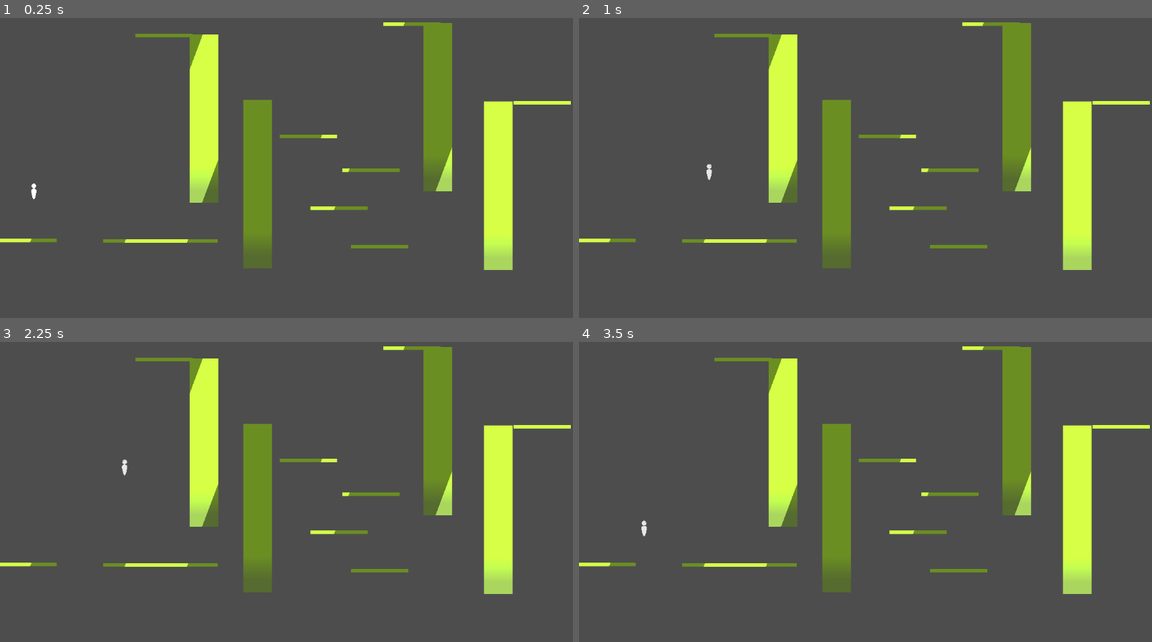
Above: before the commit, frames 1-4 (two rows, left to right).
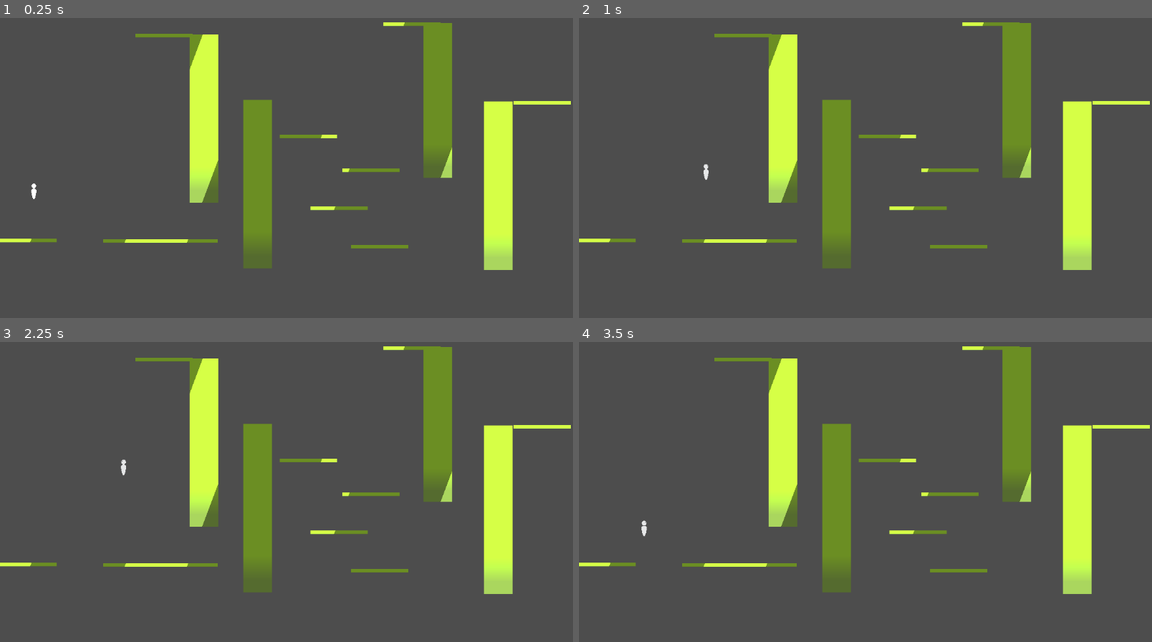
Above: after the commit, the same moments.

Repository: NeonGamerBot-QK/counterspell-boston
Game: Godot game, scene res://Levels/Demo.tscn
The game is run twice, just before and just after one commit, with the same random seed, the same clock (stepped at 60 frames per second) and the same inputs.
Inputs:
- Up to frame 1 (0.25 s): no input
- Up to frame 2 (1 s): tap Enter at 0.5 s; hold D (right) from 0.53 s (still down); tap Shift (dash) at 0.6 s; tap Space (jump) at 0.77 s
- Up to frame 3 (2.25 s): tap Shift (dash) at 1.35, 2.1 s; tap Space (jump) at 1.52 s; release D (right) at 2.03 s; hold A (left) from 2.03 s (still down)
- Up to frame 4 (3.5 s): tap Space (jump) at 2.75, 3.02 s; release A (left) at 2.78 s; hold D (right) from 2.78 s (still down); tap Shift (dash) at 2.85 s

The runs differ from the first frame. In frame 1, 0.3% of the frame differs, in the area x 73-79%, y 47-58%; in frame 2, 0.3%, in the area x 21-79%, y 47-58%; in frame 3, 0.3%; in frame 4, 0.3%.

Commit message:
Coyote time for things that are needed

Diff:
--- a/Levels/Demo.tscn
+++ b/Levels/Demo.tscn
@@ -9,7 +9,7 @@
 size = Vector2(1100, 6.5)
 
 [sub_resource type="RectangleShape2D" id="RectangleShape2D_3gbcj"]
-size = Vector2(110, 6.5)
+size = Vector2(118, 5.97)
 
 [sub_resource type="OccluderPolygon2D" id="OccluderPolygon2D_qyyyj"]
 polygon = PackedVector2Array(-567, -298, -400, -298, -400, -260, -566, -260)
@@ -41,6 +41,7 @@
 metadata/_edit_group_ = true
 
 [node name="PlatformHitbox" type="CollisionShape2D" parent="Platform2"]
+position = Vector2(2, 0)
 scale = Vector2(2, 1)
 shape = SubResource("RectangleShape2D_3gbcj")
 
@@ -93,6 +94,7 @@
 metadata/_edit_group_ = true
 
 [node name="PlatformHitbox" type="CollisionShape2D" parent="Platform7"]
+position = Vector2(6, 0)
 scale = Vector2(2, 1)
 shape = SubResource("RectangleShape2D_3gbcj")
 
@@ -157,12 +159,13 @@
 metadata/_edit_group_ = true
 
 [node name="PlatformHitbox" type="CollisionShape2D" parent="Wall3"]
+position = Vector2(0, -13.25)
 scale = Vector2(0.5, 50)
 shape = SubResource("RectangleShape2D_3gbcj")
 
 [node name="PlatformSprite" type="Sprite2D" parent="Wall3"]
-position = Vector2(0, -3.33786e-05)
-scale = Vector2(0.5, 46.2857)
+position = Vector2(0, -13)
+scale = Vector2(0.5, 42.5714)
 texture = ExtResource("3_e1cjm")
 
 [node name="Wall4" type="StaticBody2D" parent="."]
